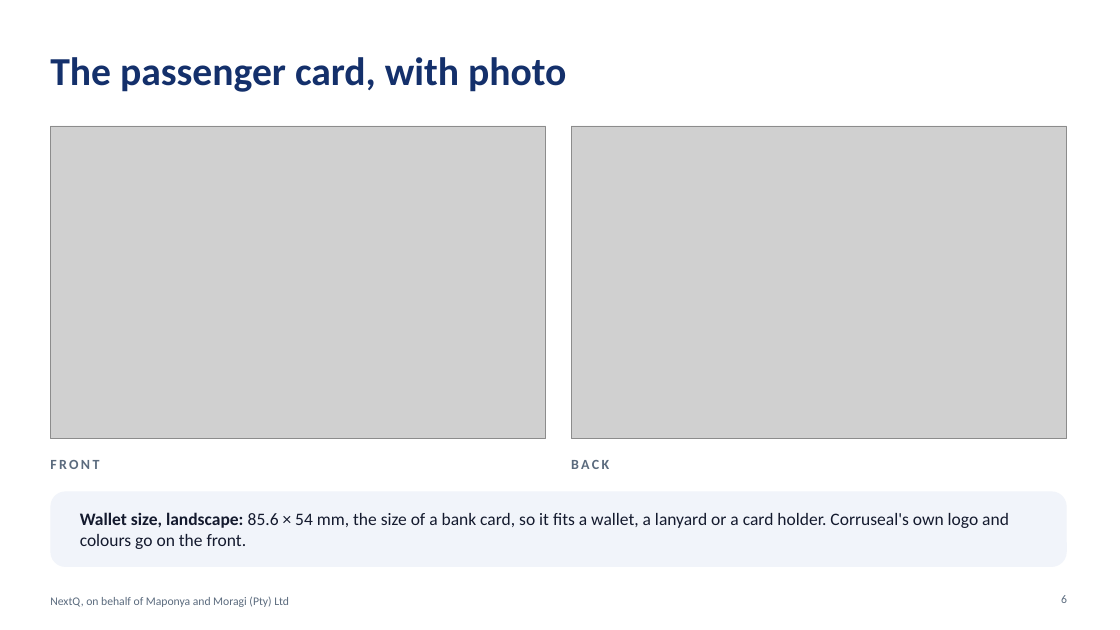
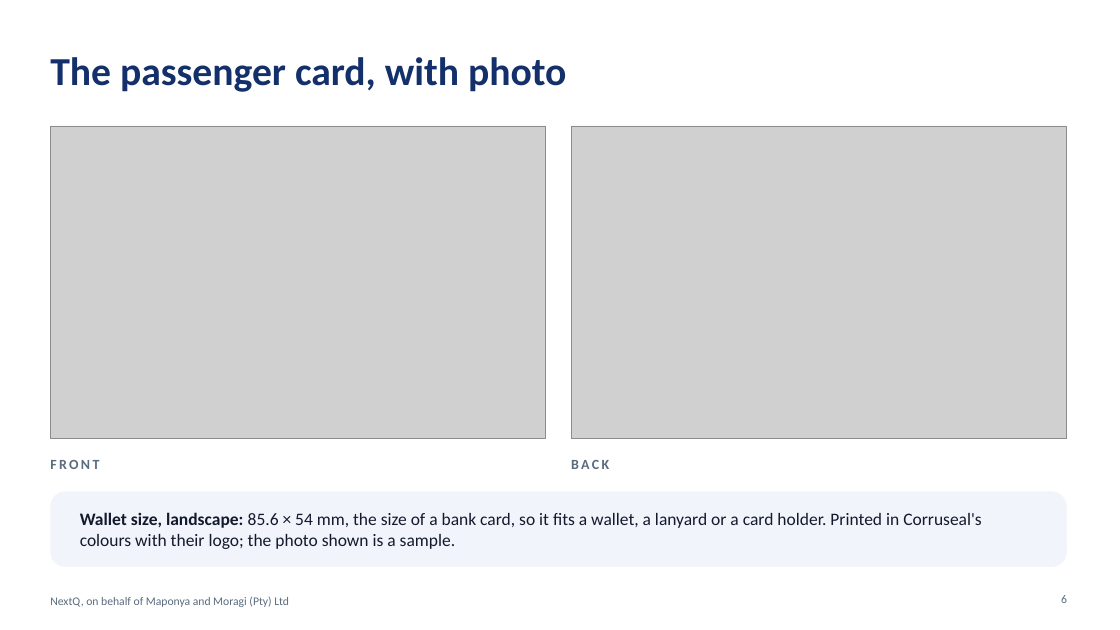
Before and after one commit to kevinlebepe/kev, a slide deck: slide 6 of marketing/qr-registry/QR automated registry.pptx. Drawn at 1120x630 pixels with LibreOffice and Linux fonts; fonts in the diff are those of the drawing; grey boxes stand for pictures. Boxes give left, top, right and bottom in pixels: in the first picture for what was removed or moved away, otherwise in the second. Text is boxed around its words. In the diff, an @@ line names an element or a change of style, - is before the commit and + after.

```diff
--- a/marketing/qr-registry/QR automated registry.pptx
+++ b/marketing/qr-registry/QR automated registry.pptx
@@ text at (80, 512, 982, 549): text changed @@
-Wallet size, landscape: 85.6 × 54 mm, the size of a bank card, so it fits a wallet, a lanyard or a card holder. Corruseal's own logo and colours go on the front.
+Wallet size, landscape: 85.6 × 54 mm, the size of a bank card, so it fits a wallet, a lanyard or a card holder. Printed in Corruseal's colours with their logo; the photo shown is a sample.
```
Also in this commit, not shown: 9 other files.
